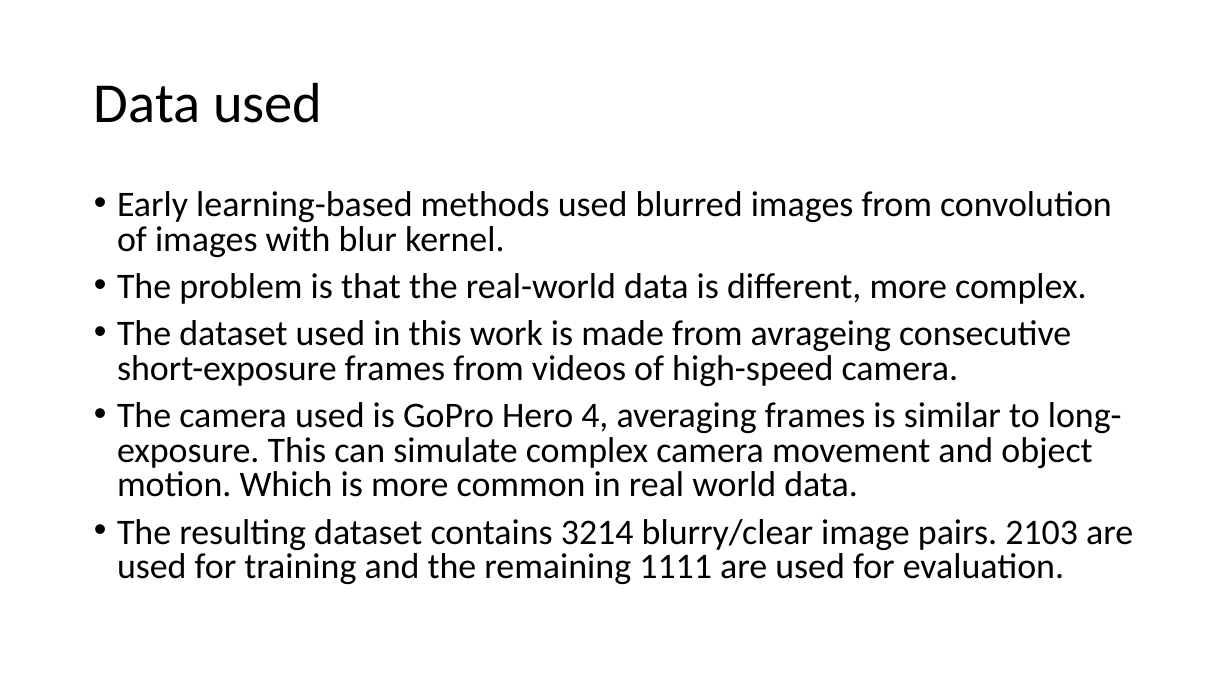
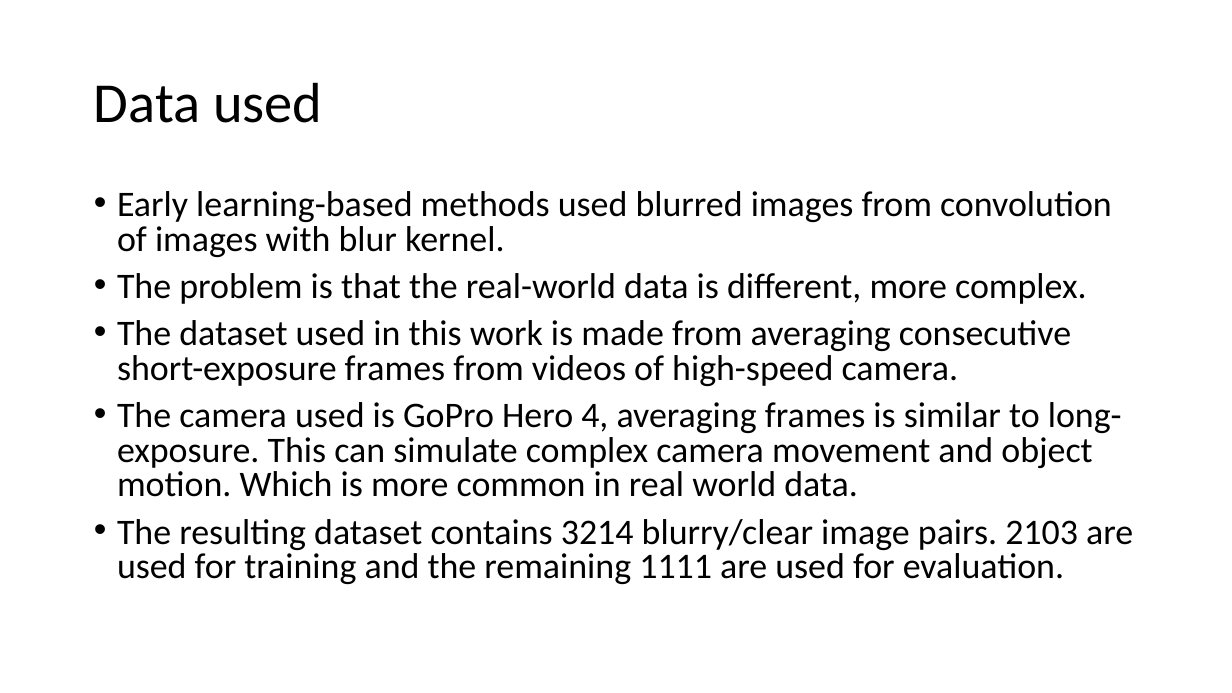
Before and after one commit to Tomlevron/Digital-image-processing, a slide deck: slide 20 of Slideshow/Scale-recurrent network for deblurring.pptx (slide 21 before the commit). Drawn at 1232x693 pixels with LibreOffice and Linux fonts; fonts in the diff are those of the drawing. Boxes give left, top, right and bottom in pixels: in the first picture for what was removed or moved away, otherwise in the second. Text is boxed around its words. In the diff, an @@ line names an element or a change of style, - is before the commit and + after.

```diff
--- a/Slideshow/Scale-recurrent network for deblurring.pptx
+++ b/Slideshow/Scale-recurrent network for deblurring.pptx
@@ text at <box>117,320,1071,386</box>: text changed @@
-• The dataset used in this work is made from avrageing consecutive short-exposure frames from videos of high-speed camera.
+• The dataset used in this work is made from averaging consecutive short-exposure frames from videos of high-speed camera.
```
Also in this commit, not shown: 2 other slides changed, 1 slide added, 1 slide removed.
